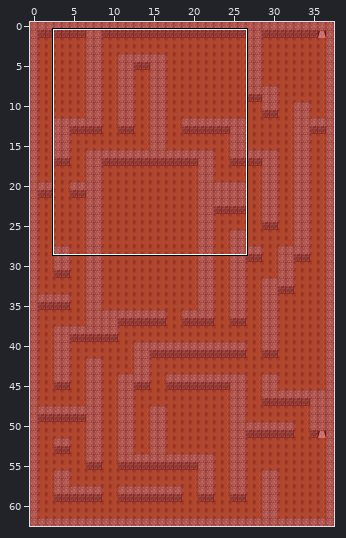
Tiled map: core/assets/colemap/colemap.tmx. The first picture is a wide view before the edit; the outline marks the close-up.
Close-up. Old version:
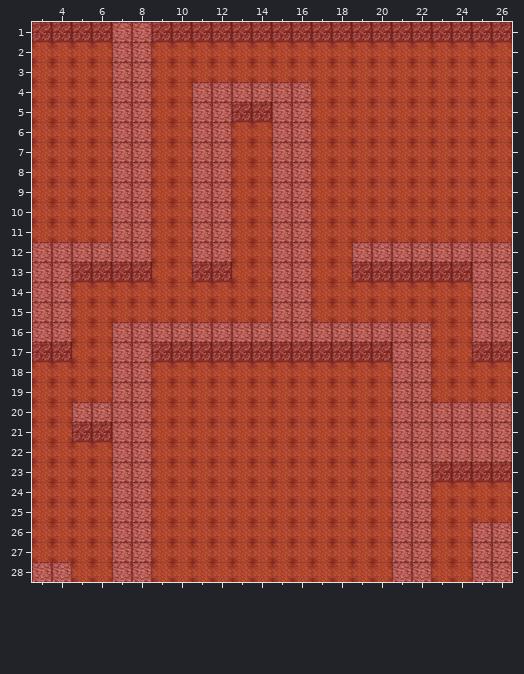
Cells are 100x100 px. Shown: x 3..26, y 1..28. The commit also changed other parts of the map, which this record leaves out.
Now the later version:
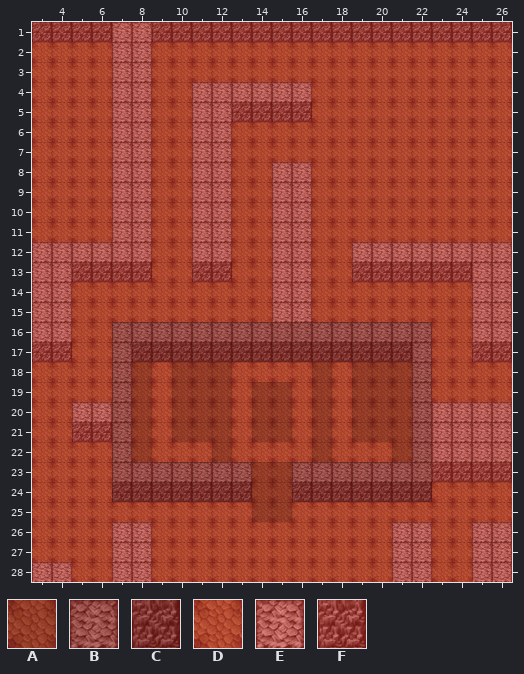
Key: from "DarkRedmapTileSheet": A 0, B 1, C 9; from "RedMap": D 0, E 1, F 9.
_ is an empty cell.
The exact change:
Layer "Map":
Tile D becomes tile A in row 18 at x 10 to 12, 17 and 19 to 20; in rows 19 to 21 at x 10 to 12, 14 to 15, 17 and 19 to 20; in row 22 at x 12 and 17; in rows 23 to 25 at x 14 to 15.
Tile E becomes tile A in rows 18 to 22 at x 8 and 21.
Tile D becomes tile B in row 23 at x 9 to 13 and 16 to 20.
Tile E becomes tile B in row 16 at x 7 to 22; in rows 17 to 22 at x 7 and 22; in row 23 at x 7 to 8 and 21 to 22.
Tile D becomes tile C in row 24 at x 9 to 13 and 16 to 20.
Tile E becomes tile C in row 17 at x 8 and 21; in row 24 at x 7 to 8 and 21 to 22.
Tile F becomes tile C in row 17 at x 9 to 20.
Tile E becomes tile D in rows 6 to 7 at x 15 to 16; in row 25 at x 7 to 8 and 21 to 22.
Tile E becomes tile F in row 5 at x 15 to 16.
